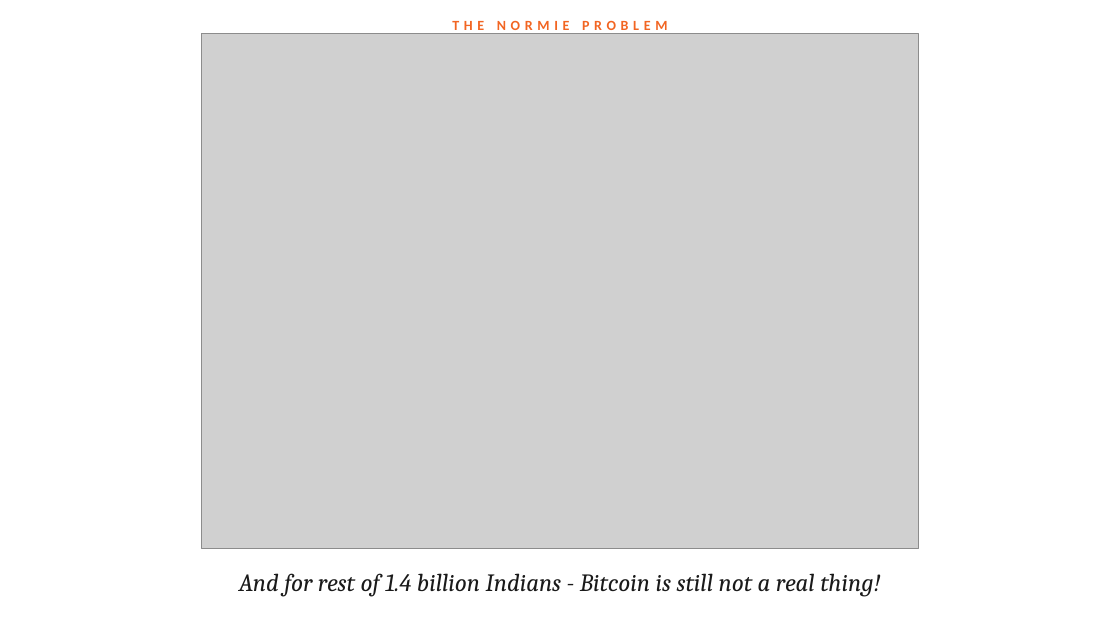
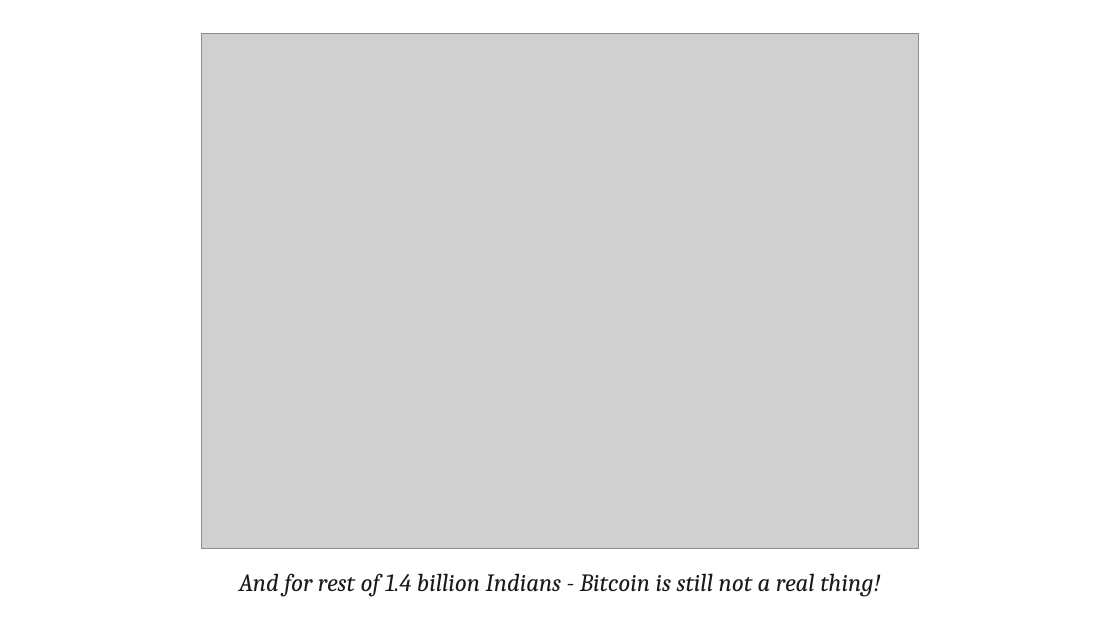
Before and after one commit to setusaurabh/bitcoincierge-pitch-deck, a slide deck: slide 4 of dist/bitcoincierge_pitch_deck.pptx. Drawn at 1120x630 pixels with LibreOffice and Linux fonts; fonts in the diff are those of the drawing; grey boxes stand for pictures. Boxes give left, top, right and bottom in pixels: in the first picture for what was removed or moved away, otherwise in the second. Text is boxed around its words. In the diff, an @@ line names an element or a change of style, - is before the commit and + after.

```diff
--- a/dist/bitcoincierge_pitch_deck.pptx
+++ b/dist/bitcoincierge_pitch_deck.pptx
@@ text removed at (452,21,668,34) @@
-THE NORMIE PROBLEM
```
Also in this commit, not shown: 9 other slides changed, 3 slides removed, 20 other files.
